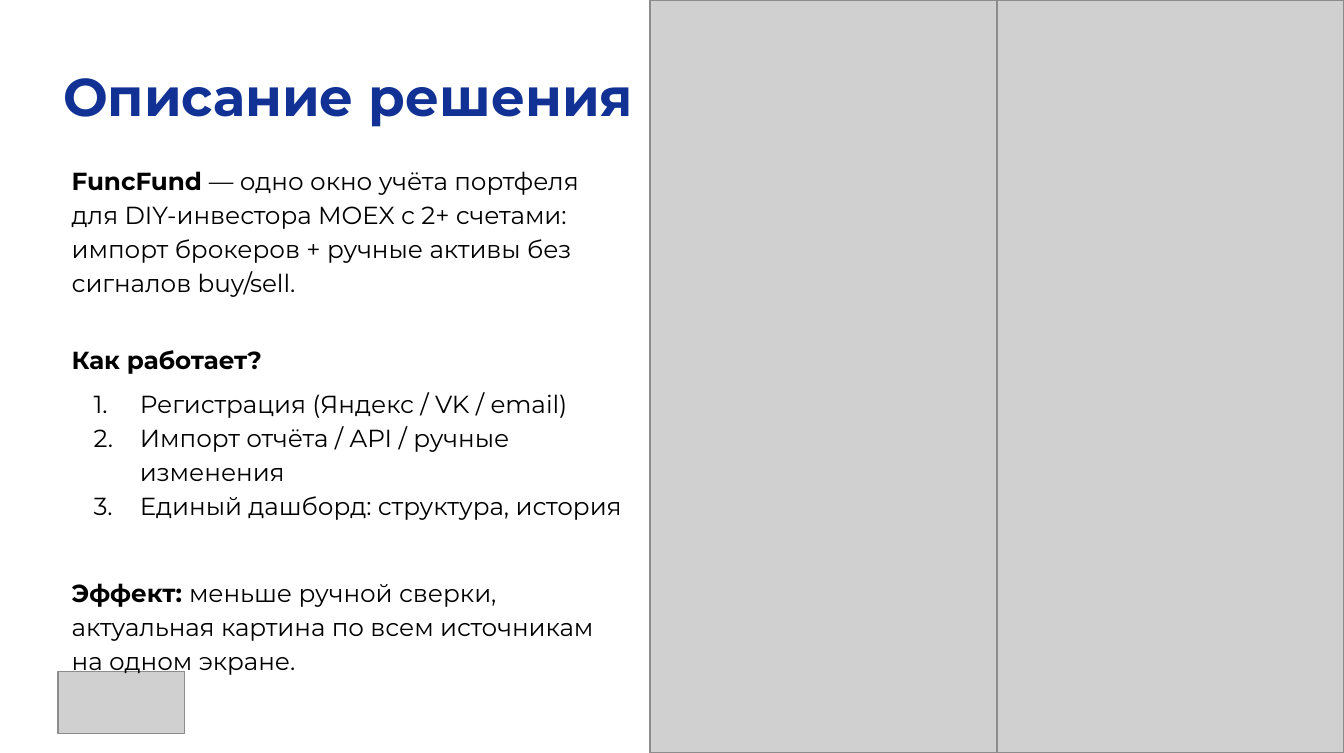
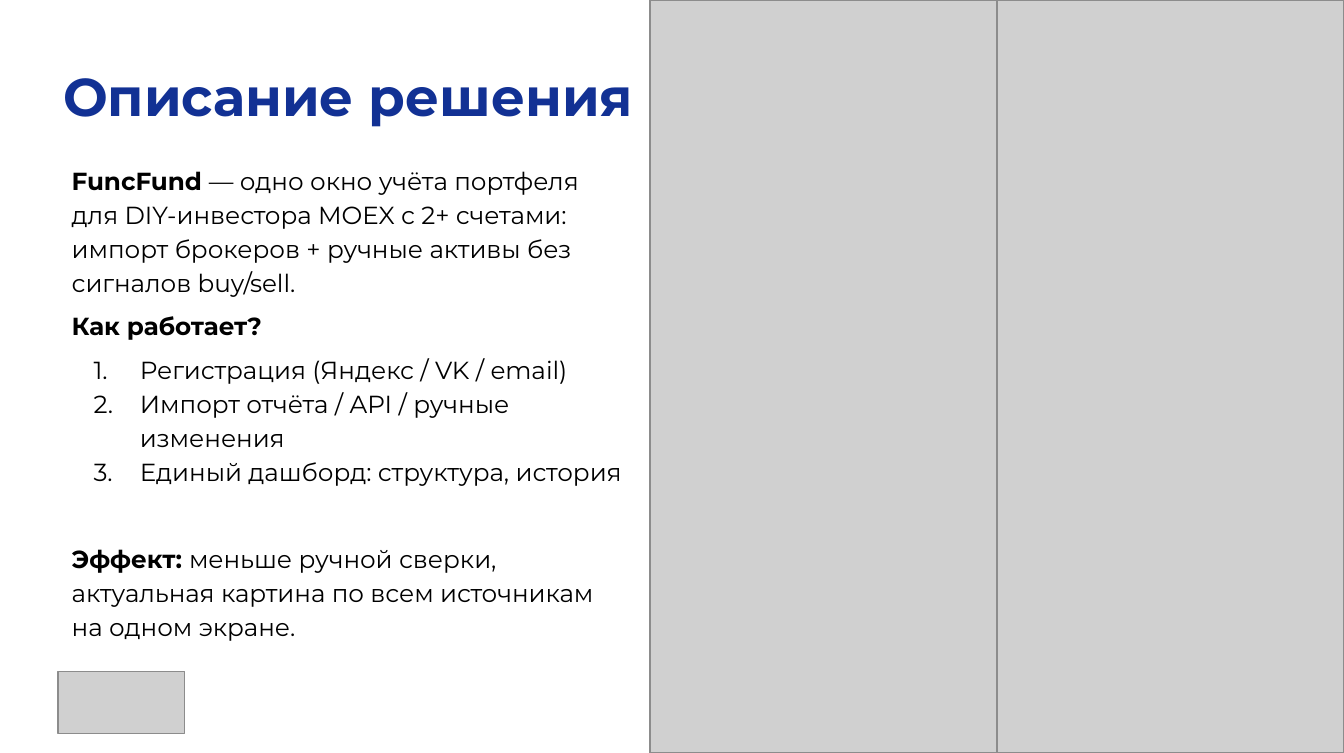
Before and after one commit to funcid/mipt-masters-coursework, a slide deck: slide 3 of 3 semester/FuncFund_ВКРС/I — НИР 3/01 — Финал/FuncFund_питч-дек_НИР 3_финал.pptx. Drawn at 1344x753 pixels with LibreOffice and Linux fonts; fonts in the diff are those of the drawing; grey boxes stand for pictures. Boxes give left, top, right and bottom in pixels: in the first picture for what was removed or moved away, otherwise in the second. Text is boxed around its words. In the diff, an @@ line names an element or a change of style, - is before the commit and + after.

```diff
--- a/3 semester/FuncFund_ВКРС/I — НИР 3/01 — Финал/FuncFund_питч-дек_НИР 3_финал.pptx
+++ b/3 semester/FuncFund_ВКРС/I — НИР 3/01 — Финал/FuncFund_питч-дек_НИР 3_финал.pptx
@@ text "FuncFund — одно окно учёта ..." rewrapped from [72, 171, 622, 676] to [72, 171, 622, 641] @@
```
Also in this commit, not shown: 4 other slides changed, 1 slide added, 8 other files.
